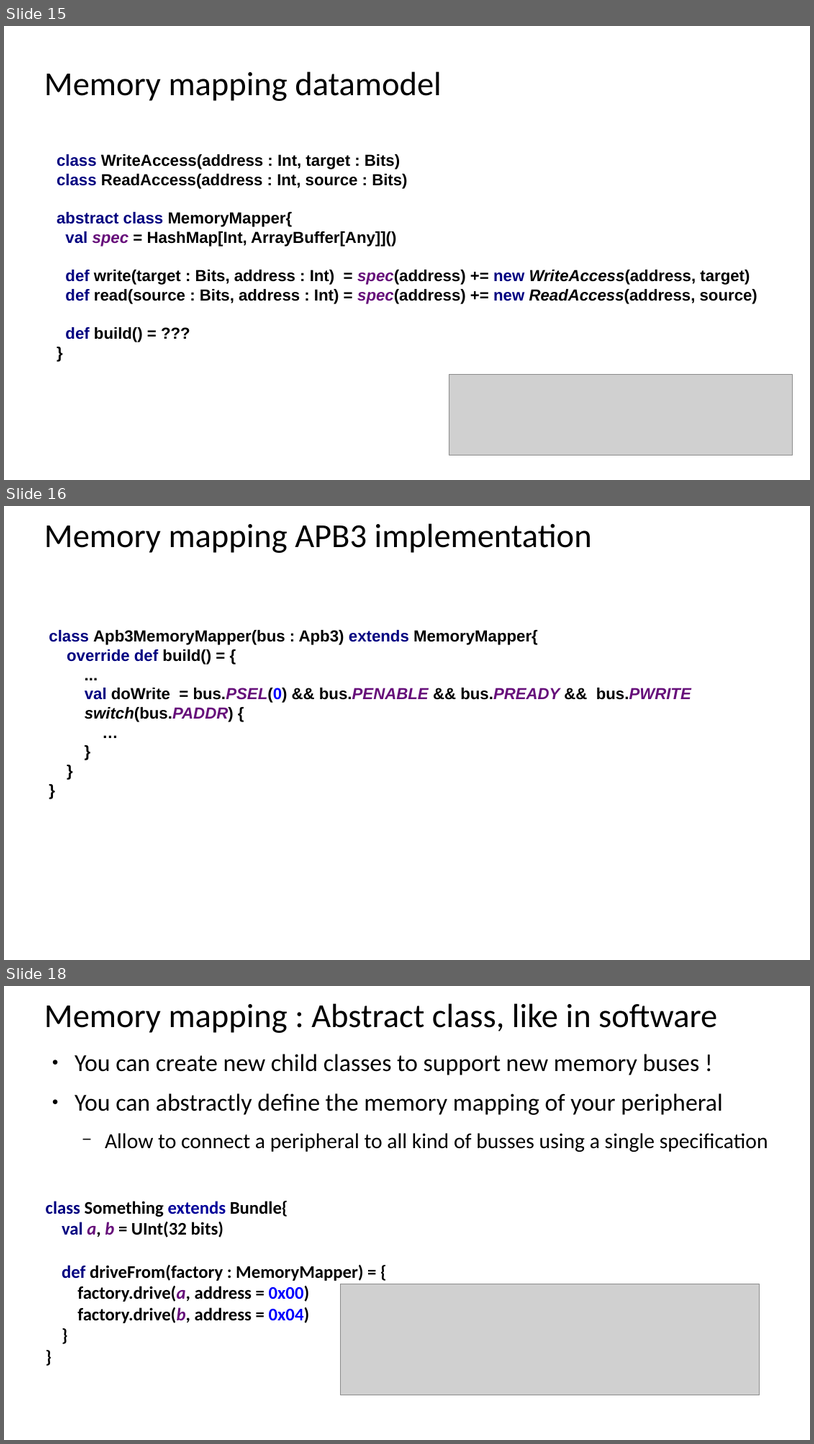
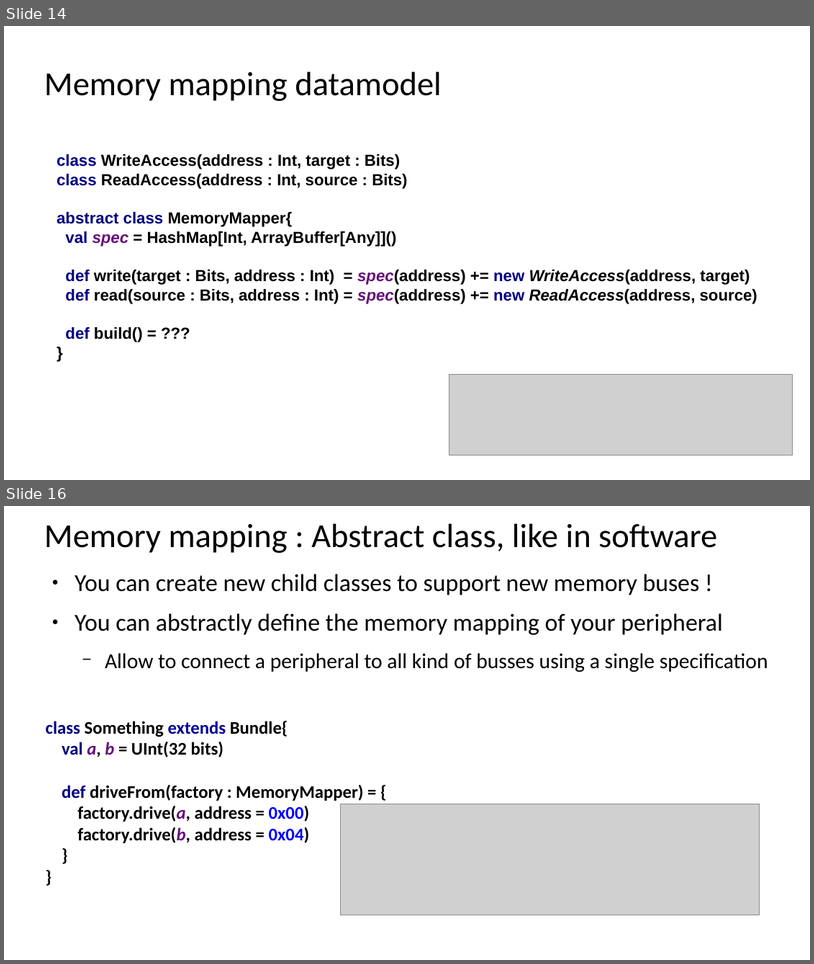
Before and after one commit to SpinalHDL/SpinalDoc, a slide deck: presentation/en/orconf2.odp. Shown one above the other, each under a label of ours: slides 15, 16 and 18 before the commit, slides 14 and 16 after it; the slides between them are not shown. The pictures are 814x1444 and 814x964 pixels, drawn with LibreOffice and Linux fonts; fonts in the diff are those of the drawing; grey boxes stand for pictures. Boxes give left, top, right and bottom in pixels: in the first picture for what was removed or moved away, otherwise in the second. Text is boxed around its words. In the diff, an @@ line names an element or a change of style, - is before the commit and + after.

```diff
--- a/presentation/en/orconf2.odp
+++ b/presentation/en/orconf2.odp
@@ slide 16 removed at (x1=4, y1=506, x2=810, y2=960), background #FFFFFF @@
@@ title removed at (x1=44, y1=523, x2=592, y2=553) @@
-Memory mapping APB3 implementation
@@ text removed at (x1=49, y1=630, x2=692, y2=722) @@
-class Apb3MemoryMapper(bus : Apb3) extends MemoryMapper{
-override def build() = {
-...
-val doWrite = bus.PSEL(0) && bus.PENABLE && bus.PREADY && bus.PWRITE
-switch(bus.PADDR) {
-…
-}
-}
-}
@@ what was slide 15 is now slide 14 @@
@@ what was slide 18 is now slide 16 @@
```
Also in this commit, not shown: 6 slides changed, 7 slides added, 5 other slides removed, 5 other files.
